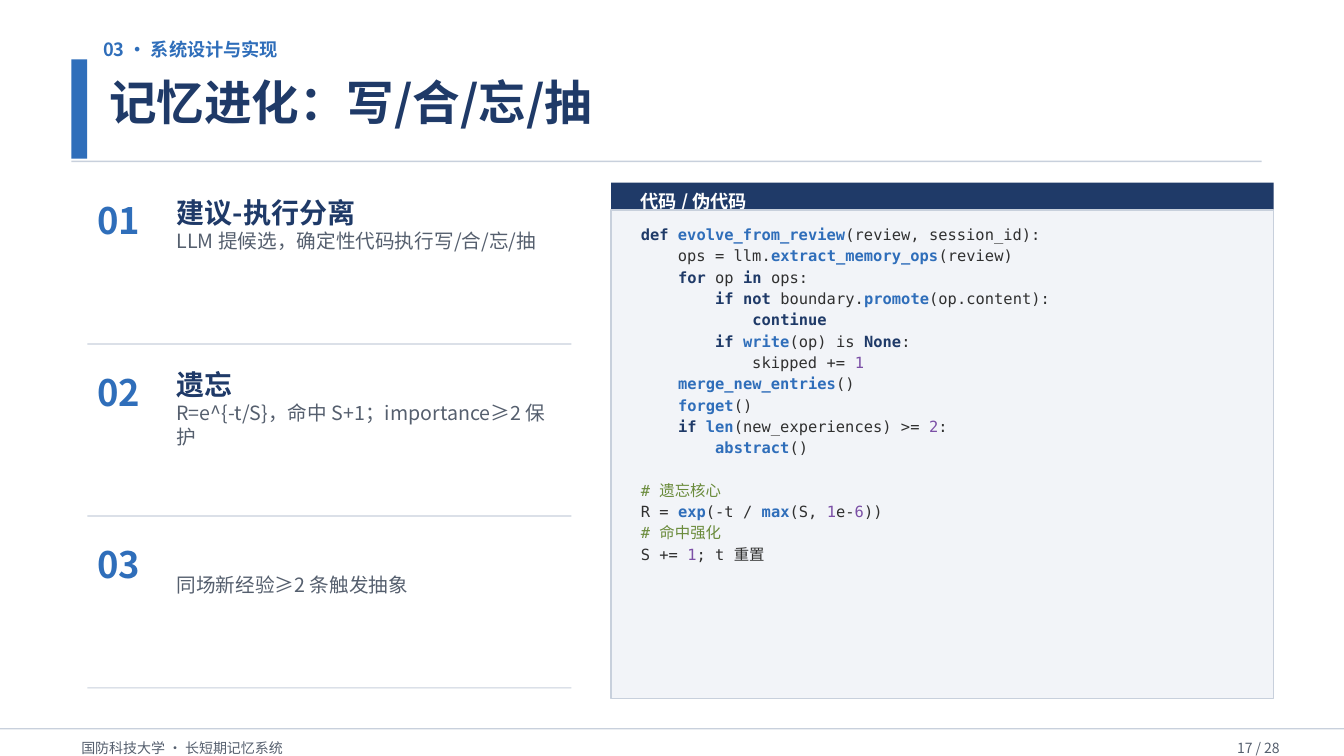
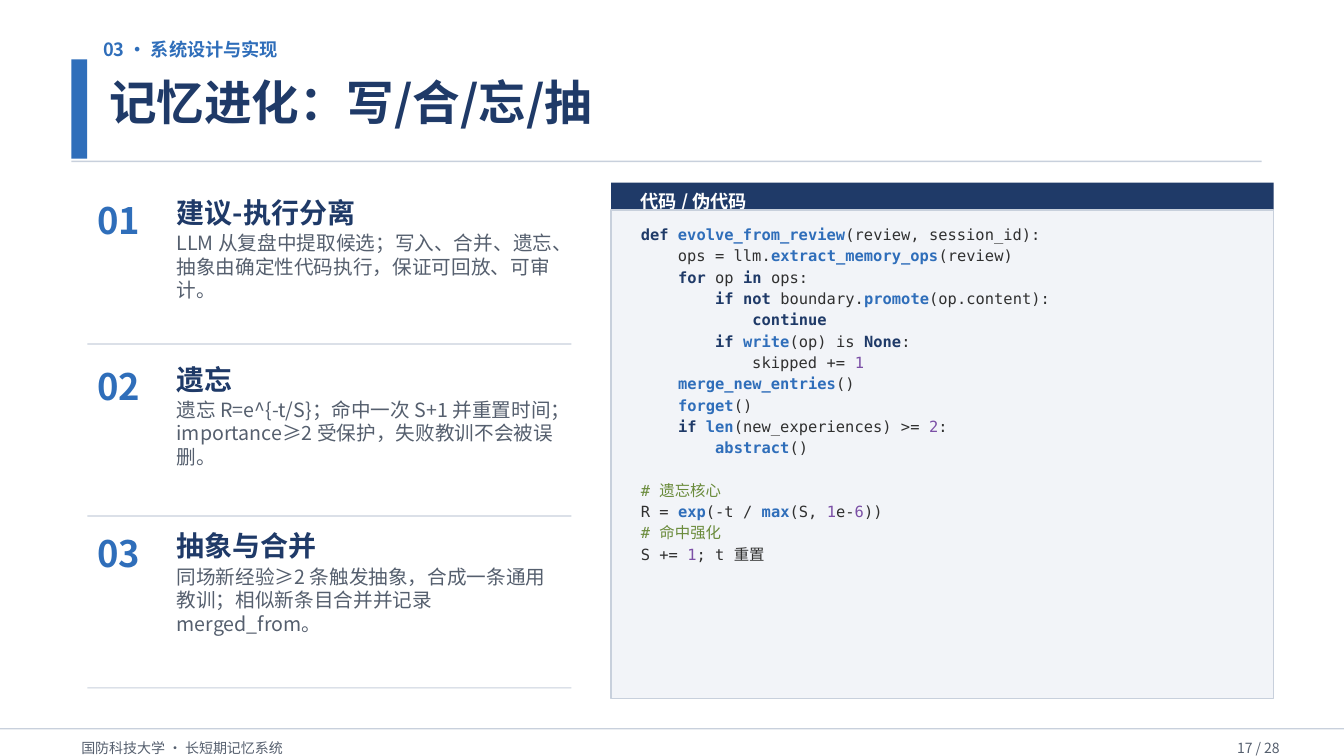
Before and after one commit to Outer-nebula-observer/yz-03, a slide deck: slide 17 of 汇报PPT/最终汇报成果.pptx. Drawn at 1344x756 pixels with LibreOffice and Linux fonts; fonts in the diff are those of the drawing. Boxes give left, top, right and bottom in pixels: in the first picture for what was removed or moved away, otherwise in the second. Text is boxed around its words. In the diff, an @@ line names an element or a change of style, - is before the commit and + after.

```diff
--- a/汇报PPT/最终汇报成果.pptx
+++ b/汇报PPT/最终汇报成果.pptx
@@ text at bbox=[177, 233, 572, 299]: text changed @@
-LLM 提候选，确定性代码执行写/合/忘/抽
+LLM 从复盘中提取候选；写入、合并、遗忘、抽象由确定性代码执行，保证可回放、可审计。
@@ text "遗忘": place and size @@
-text "遗忘" at bbox=[177, 371, 233, 398]
+text "遗忘" at bbox=[177, 366, 233, 393]
@@ text "02": place and size @@
-text "02" at bbox=[97, 378, 140, 407]
+text "02" at bbox=[97, 372, 140, 401]
@@ text at bbox=[177, 400, 571, 466]: text changed @@
-R=e^{-t/S}，命中 S+1；importance≥2 保护
+遗忘 R=e^{-t/S}；命中一次 S+1 并重置时间；importance≥2 受保护，失败教训不会被误删。
@@ text "03": place and size @@
-text "03" at bbox=[97, 550, 140, 579]
+text "03" at bbox=[97, 539, 140, 568]
@@ text added at bbox=[177, 532, 317, 559], 20 pt, text #1F3A68, bold @@
+抽象与合并
@@ text at bbox=[177, 567, 546, 636]: text changed @@
-同场新经验≥2 条触发抽象
+同场新经验≥2 条触发抽象，合成一条通用教训；相似新条目合并并记录 merged_from。
```
Also in this commit, not shown: 7 other slides changed.
